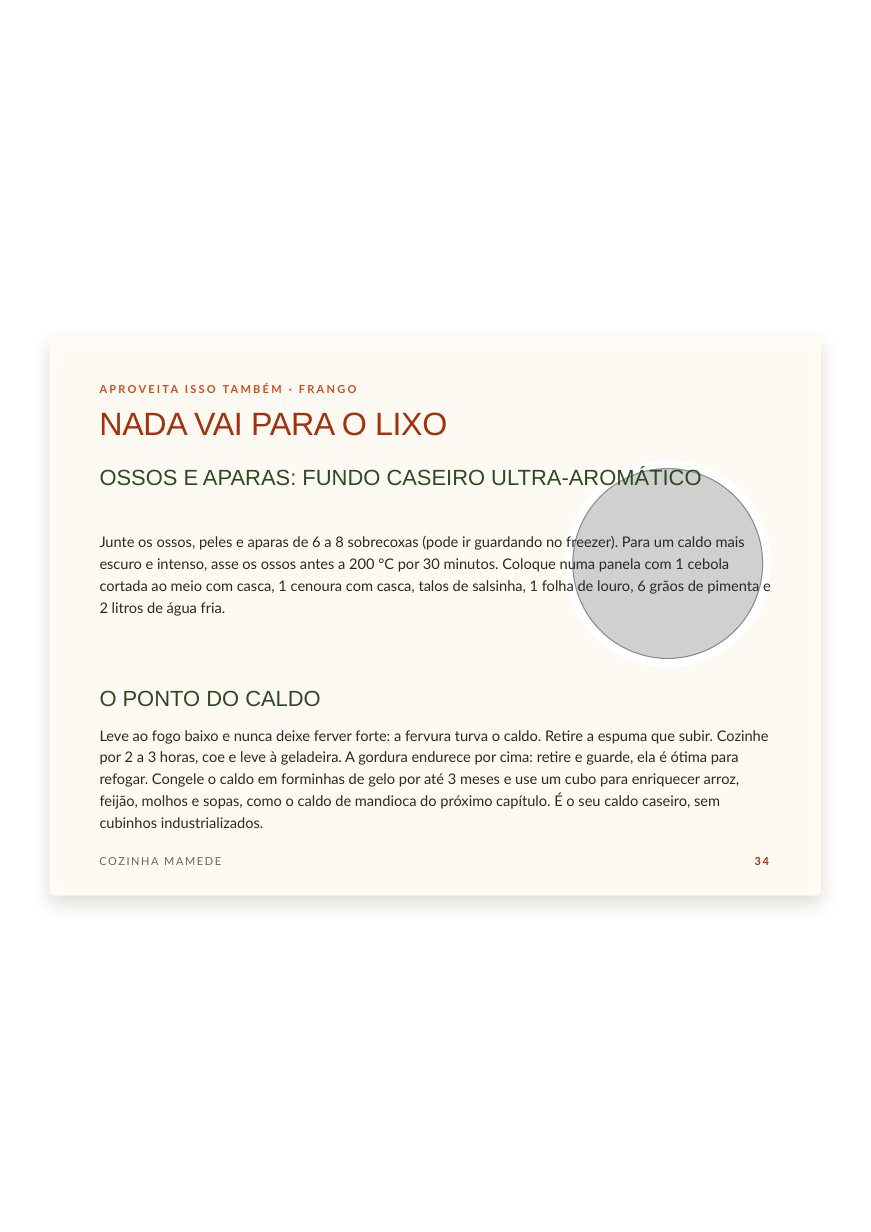
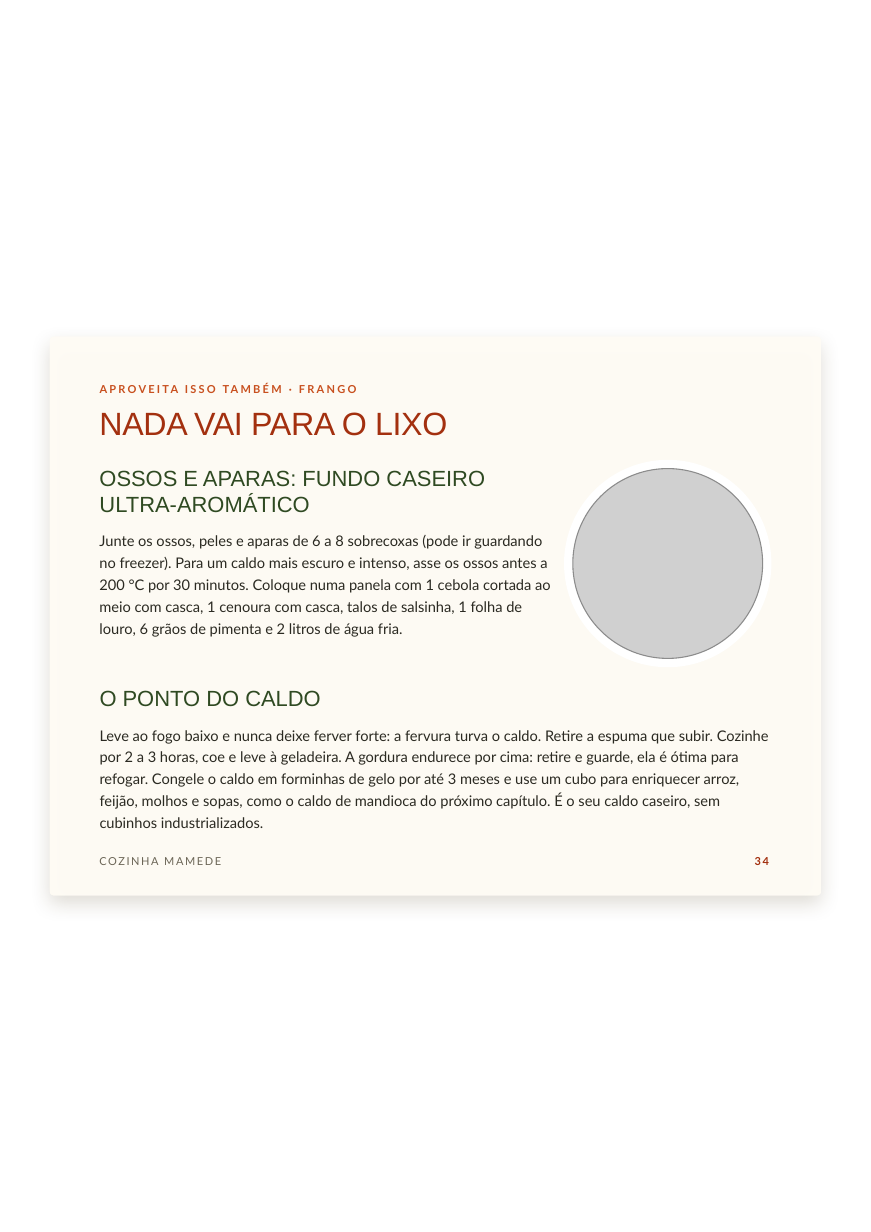
Before and after one commit to monelleayabamensah-hub/ebook-receitas, a slide deck: slide 40 of versoes/VERSAO ESTAMPAS/Cozinha-Mamede-Canva.pptx. Drawn at 871x1232 pixels with LibreOffice and Linux fonts; fonts in the diff are those of the drawing; grey boxes stand for pictures; background and template pictures are left out. Boxes give left, top, right and bottom in pixels: in the first picture for what was removed or moved away, otherwise in the second. Text is boxed around its words. In the diff, an @@ line names an element or a change of style, - is before the commit and + after.

```diff
--- a/versoes/VERSAO ESTAMPAS/Cozinha-Mamede-Canva.pptx
+++ b/versoes/VERSAO ESTAMPAS/Cozinha-Mamede-Canva.pptx
@@ text "OSSOS E APARAS: FUNDO CASEIRO ..." rewrapped from (100, 467, 701, 489) to (99, 470, 485, 513) @@
@@ text "Junte os ossos, peles e ..." rewrapped from (100, 535, 771, 616) to (99, 535, 551, 637) @@
```
Also in this commit, not shown: 5 other slides changed, 6 other files.
